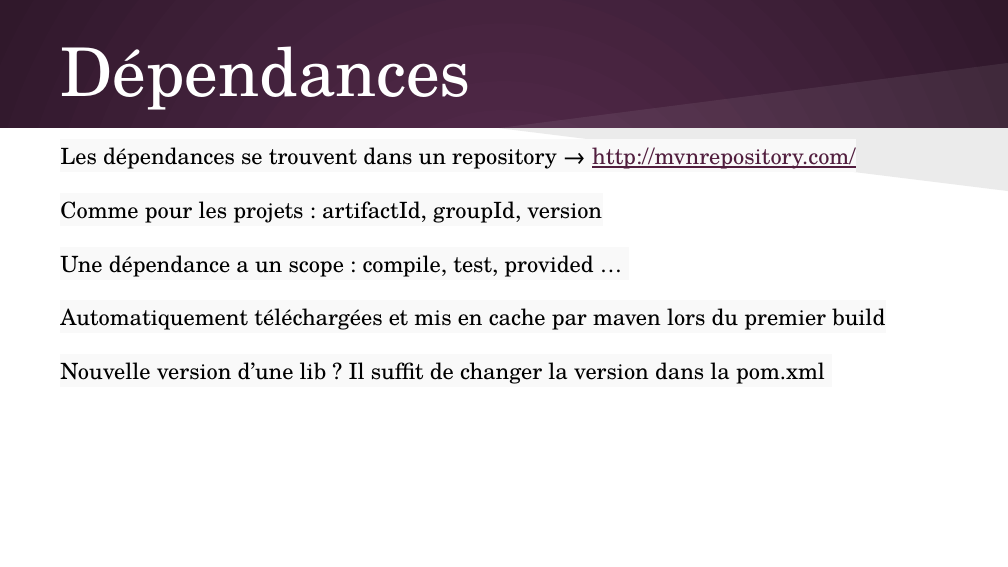
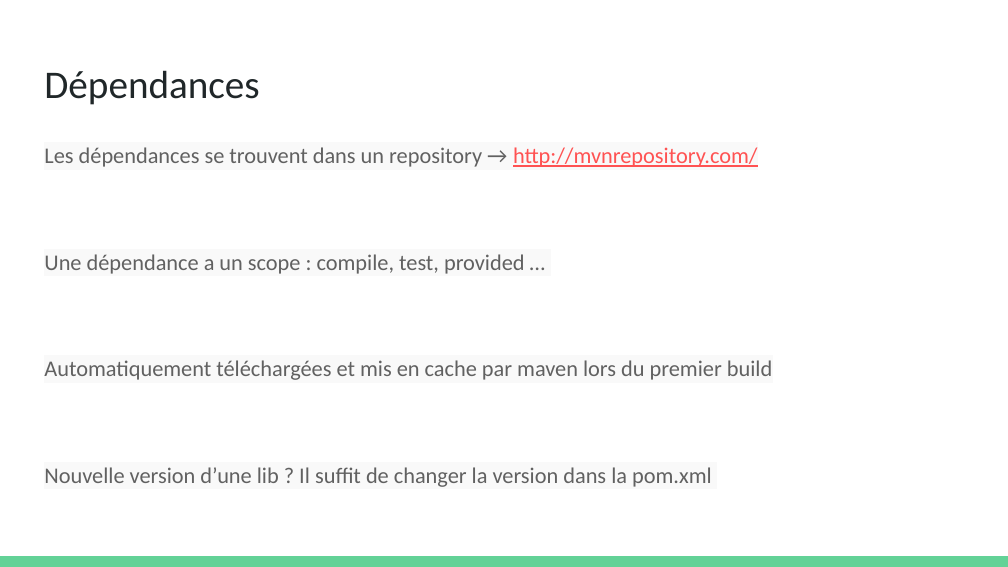
Before and after one commit to olivier-pitton/dant, a slide deck: slide 11 of maven/Cours Maven.pptx (slide 12 before the commit). Drawn at 1008x567 pixels with LibreOffice and Linux fonts; fonts in the diff are those of the drawing. Boxes give left, top, right and bottom in pixels: in the first picture for what was removed or moved away, otherwise in the second. Text is boxed around its words. In the diff, an @@ line names an element or a change of style, - is before the commit and + after.

Commit message:
Update maven

```diff
--- a/maven/Cours Maven.pptx
+++ b/maven/Cours Maven.pptx
@@ background gradient #592D50 to #30182B to #FFFFFF @@
@@ title "Dépendances": place and size @@
-title "Dépendances" at (60,46,471,110)
+title "Dépendances" at (44,70,259,105)
@@ title "Dépendances" at (44,70,259,105): size 48 to 28 pt, font TeX Gyre Schola to Calibri, text colour #FFFFFF to #202729; vertical alignment middle to top @@
@@ freeform shape removed at (499,62,1008,128) @@
@@ rectangle removed at (0,128,1008,566) @@
@@ text "Les dépendances se trouvent dans ...": place and size @@
-text "Les dépendances se trouvent dans ..." at (60,147,885,384)
+text "Les dépendances se trouvent dans ..." at (44,147,772,487)
@@ text "Les dépendances se trouvent dans ..." at (44,147,772,487): font TeX Gyre Schola to Calibri; text colour #000000 to #616161 in "Les dépendances se trouvent dans un repository ...", "Une dépendance a un scope : compile, ...", "Automatiquement téléchargées et mis en cache par ...", "Nouvelle version d’une lib ? Il suffit ..."; text colour #511E3E to #FF5252 in "http://mvnrepository.com/"; line spacing 1 to 1.15; more space between paragraphs @@
@@ freeform shape removed at (499,128,1008,191) @@
@@ text at (60,201,602,223): paragraph removed @@
-Comme pour les projets : artifactId, groupId, version
@@ rectangle added at (0,556,1008,567), fill #63D297 @@
```
Also in this commit, not shown: 13 other slides changed, 1 slide added, 1 other file.
